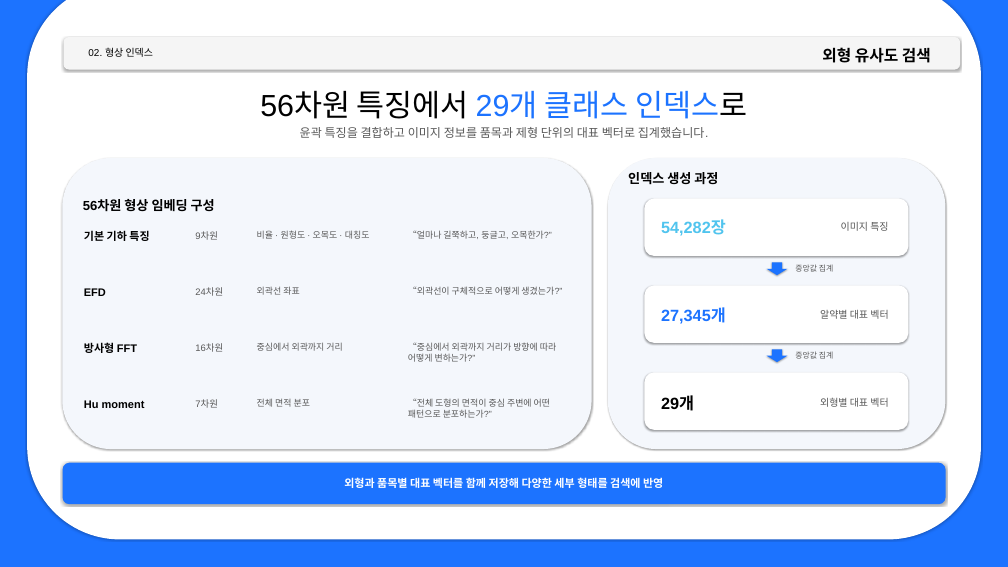
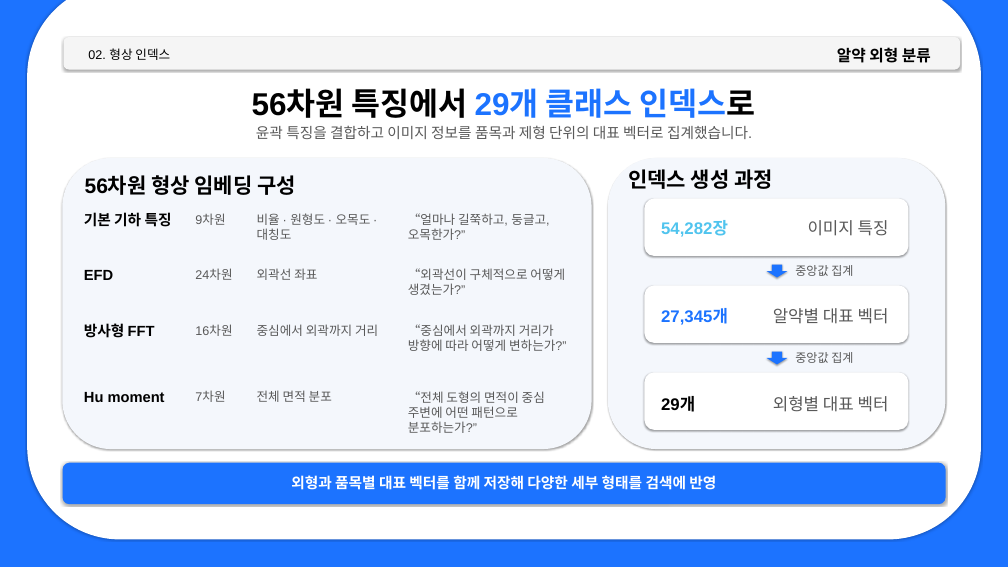
Before and after one commit to dx83/deeplearning_documents, a slide deck: slide 4 of project2/ppt_proj2.pptx (slide 3 before the commit). Drawn at 1008x567 pixels with LibreOffice and Linux fonts; fonts in the diff are those of the drawing. Boxes give left, top, right and bottom in pixels: in the first picture for what was removed or moved away, otherwise in the second. Text is boxed around its words. In the diff, an @@ line names an element or a change of style, - is before the commit and + after.

```diff
--- a/project2/ppt_proj2.pptx
+++ b/project2/ppt_proj2.pptx
@@ text "02. 형상 인덱스" at (88,48,170,60): size 19 to 24 pt @@
@@ text at (837,47,931,63): text changed @@
-외형 유사도 검색
+알약 외형 분류
@@ text "56차원 특징에서 29개 클래스 인덱스로" at (252,88,756,118): size 58 to 60 pt, bold on @@
@@ text "윤곽 특징을 결합하고 이미지 정보를 ..." at (256,126,752,139): size 23 to 28 pt @@
@@ text "56차원 형상 임베딩 구성" at (85,175,296,195): size 25 to 40 pt @@
@@ text "56차원 형상 임베딩 구성": place and size @@
-text "56차원 형상 임베딩 구성" at (83,199,215,212)
+text "56차원 형상 임베딩 구성" at (85,175,296,195)
@@ text "인덱스 생성 과정" at (628,169,773,189): size 25 to 40 pt @@
@@ text "기본 기하 특징": place and size @@
-text "기본 기하 특징" at (84,230,149,241)
+text "기본 기하 특징" at (84,212,172,227)
@@ text "9차원": place and size @@
-text "9차원" at (195,232,218,240)
+text "9차원" at (195,214,225,225)
@@ size 17 to 24 pt in 8 elements at (257,390,332,402), (408,391,545,433), (408,324,567,351), (257,268,317,280), (257,324,378,336), (408,213,549,240), (408,268,565,295), (257,213,371,240) @@
@@ text "비율 · 원형도 · 오목도 ...": place and size @@
-text "비율 · 원형도 · 오목도 ..." at (257,230,370,239)
+text "비율 · 원형도 · 오목도 ..." at (257,213,371,240)
@@ text "“얼마나 길쭉하고, 둥글고, 오목한가?”": place and size @@
-text "“얼마나 길쭉하고, 둥글고, 오목한가?”" at (408,230,552,239)
+text "“얼마나 길쭉하고, 둥글고, 오목한가?”" at (408,213,549,240)
@@ text "EFD": place and size @@
-text "EFD" at (84,288,106,299)
+text "EFD" at (84,270,113,280)
@@ text "24차원": place and size @@
-text "24차원" at (195,288,223,296)
+text "24차원" at (195,269,232,280)
@@ text "외곽선 좌표": place and size @@
-text "외곽선 좌표" at (257,286,299,295)
+text "외곽선 좌표" at (257,268,317,280)
@@ text "“외곽선이 구체적으로 어떻게 생겼는가?”": place and size @@
-text "“외곽선이 구체적으로 어떻게 생겼는가?”" at (408,286,562,295)
+text "“외곽선이 구체적으로 어떻게 생겼는가?”" at (408,268,565,295)
@@ text "중앙값 집계" at (795,265,853,276): size 15 to 23 pt @@
@@ size 21 to 28 pt in 5 elements at (291,475,716,490), (84,392,165,402), (84,212,172,227), (84,270,113,280), (84,323,155,338) @@
@@ text "방사형 FFT": place and size @@
-text "방사형 FFT" at (84,342,137,353)
+text "방사형 FFT" at (84,323,155,338)
@@ size 18 to 24 pt in 4 elements at (195,391,225,402), (195,214,225,225), (195,269,232,280), (195,325,232,336) @@
@@ text "16차원": place and size @@
-text "16차원" at (195,344,223,352)
+text "16차원" at (195,325,232,336)
@@ text "중심에서 외곽까지 거리": place and size @@
-text "중심에서 외곽까지 거리" at (257,342,342,351)
+text "중심에서 외곽까지 거리" at (257,324,378,336)
@@ text "“중심에서 외곽까지 거리가 방향에 따라 ...": place and size @@
-text "“중심에서 외곽까지 거리가 방향에 따라 ..." at (408,342,556,362)
+text "“중심에서 외곽까지 거리가 방향에 따라 ..." at (408,324,567,351)
@@ size 19 to 32 pt in 3 elements at (773,396,889,412), (808,220,889,236), (773,308,889,324) @@
@@ text "알약별 대표 벡터": place and size @@
-text "알약별 대표 벡터" at (820,310,888,319)
+text "알약별 대표 벡터" at (773,308,889,324)
@@ text "중앙값 집계" at (795,352,853,363): size 15 to 23 pt @@
@@ text "Hu moment": place and size @@
-text "Hu moment" at (84,400,145,408)
+text "Hu moment" at (84,392,165,402)
@@ text "7차원": place and size @@
-text "7차원" at (195,399,218,408)
+text "7차원" at (195,391,225,402)
@@ text "전체 면적 분포": place and size @@
-text "전체 면적 분포" at (257,399,310,407)
+text "전체 면적 분포" at (257,390,332,402)
@@ text "“전체 도형의 면적이 중심 주변에 ...": place and size @@
-text "“전체 도형의 면적이 중심 주변에 ..." at (408,398,550,418)
+text "“전체 도형의 면적이 중심 주변에 ..." at (408,391,545,433)
@@ size 31 to 32 pt in 3 elements at (661,308,728,325), (661,220,728,237), (661,396,695,412) @@
```
Also in this commit, not shown: 5 other slides changed, 1 slide added, 3 other files.
